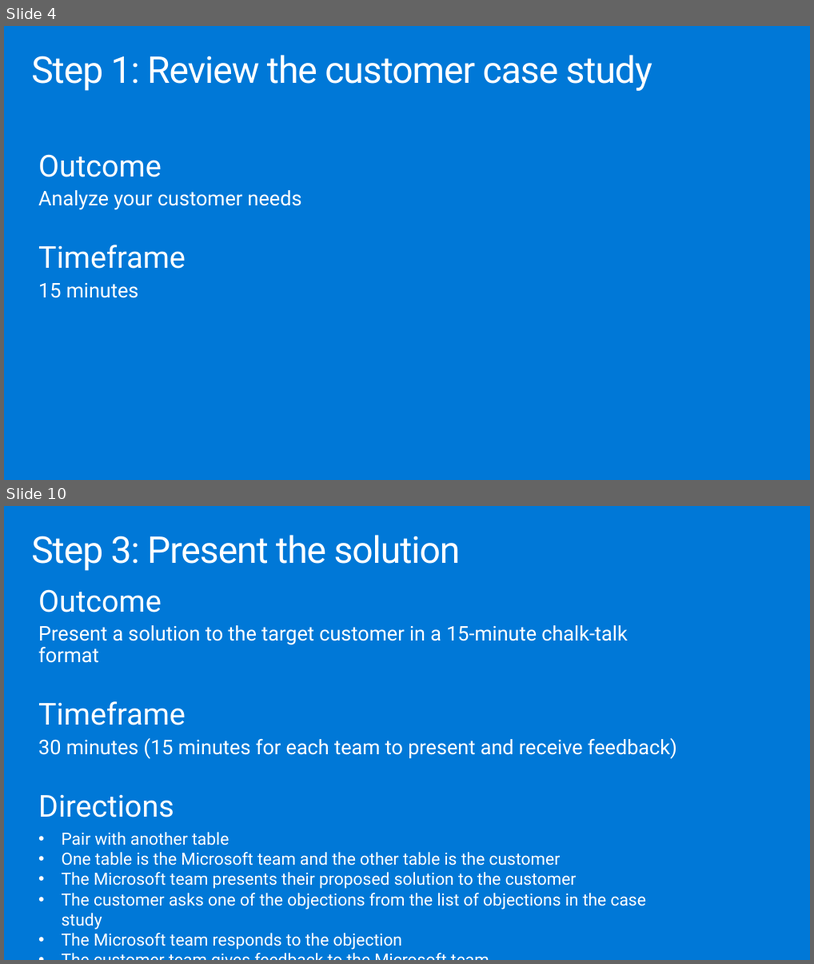
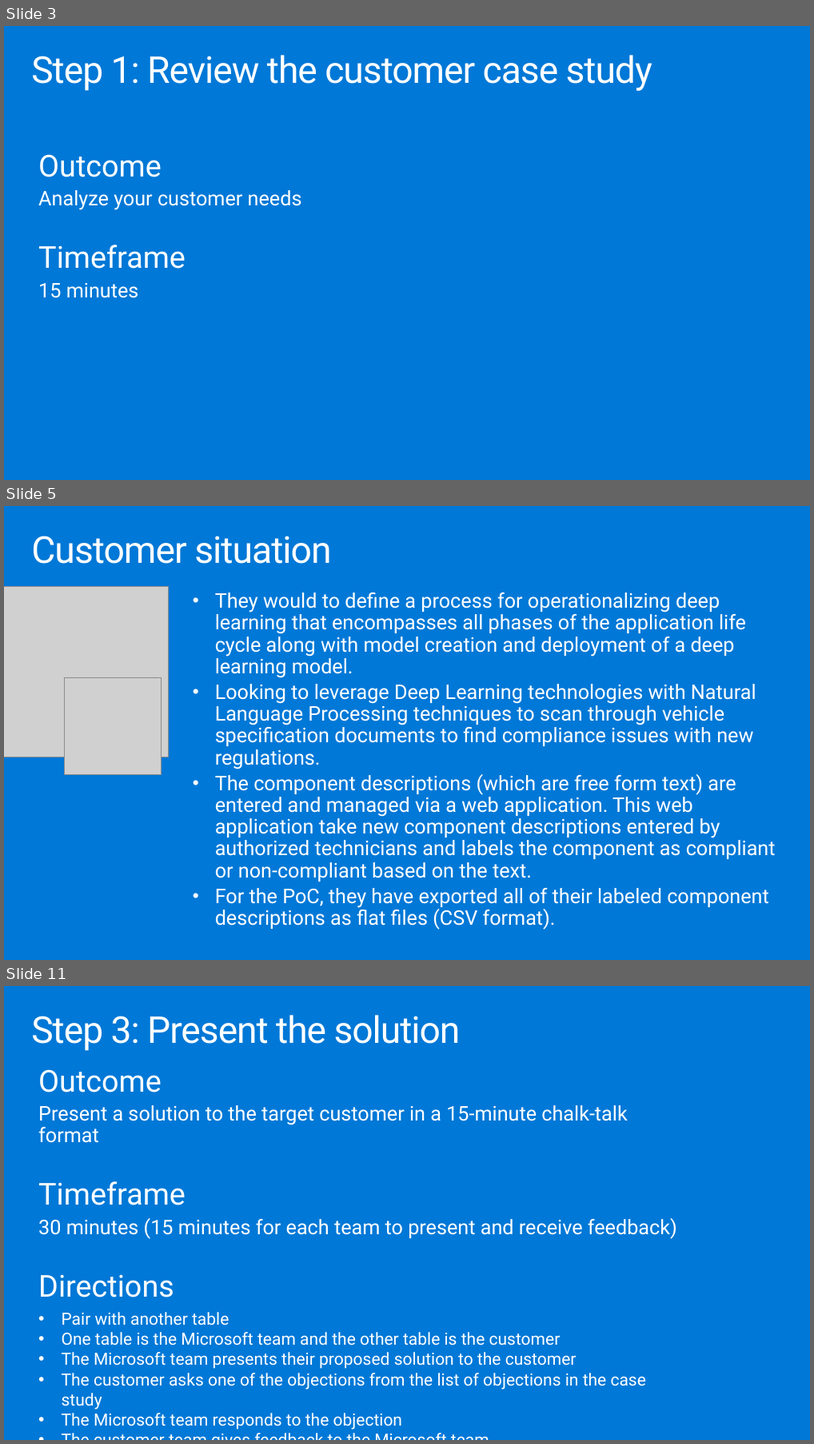
Before and after one commit to solliancenet/MCW-MLOps, a slide deck: Whiteboard design session/WDS trainer presentation - MLOps.pptx. Shown one above the other, each under a label of ours: slides 4 and 10 before the commit, slides 3, 5 and 11 after it; the slides between them are not shown. The pictures are 814x964 and 814x1444 pixels, drawn with LibreOffice and Linux fonts; fonts in the diff are those of the drawing; grey boxes stand for pictures. Boxes give left, top, right and bottom in pixels: in the first picture for what was removed or moved away, otherwise in the second. Text is boxed around its words. In the diff, an @@ line names an element or a change of style, - is before the commit and + after.

```diff
--- a/Whiteboard design session/WDS trainer presentation - MLOps.pptx
+++ b/Whiteboard design session/WDS trainer presentation - MLOps.pptx
@@ slide 5 added at box(4, 506, 810, 960), background #0078D7 @@
@@ title added at box(31, 536, 331, 564), 44.1 pt, text #FFFFFF @@
+Customer situation
@@ picture added at box(4, 587, 168, 756) @@
@@ text added at box(215, 592, 776, 929), 24 pt, text #FFFFFF @@
+• They would to define a process for operationalizing deep learning that encompasses all phases of the application life cycle along with model creation and deployment of a deep learning model.
+• Looking to leverage Deep Learning technologies with Natural Language Processing techniques to scan through vehicle specification documents to find compliance issues with new regulations.
+• The component descriptions (which are free form text) are entered and managed via a web application. This web application take new component descriptions entered by authorized technicians and labels the component as compliant or non-compliant based on the text.
+• For the PoC, they have exported all of their labeled component descriptions as flat files (CSV format).
@@ picture added at box(65, 678, 162, 775) @@
@@ what was slide 4 is now slide 3 @@
@@ what was slide 10 is now slide 11 @@
```
Also in this commit, not shown: 1 slide changed, 23 other slides added, 20 slides removed, 1 other file.
